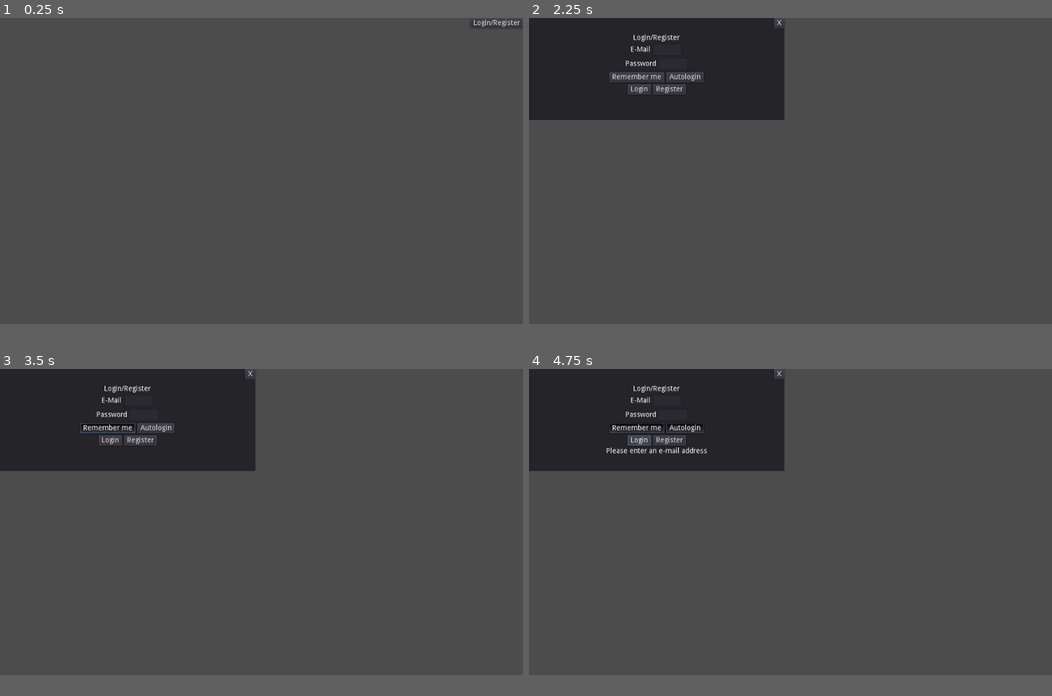
Above: before the commit, frames 1-4 (two rows, left to right).
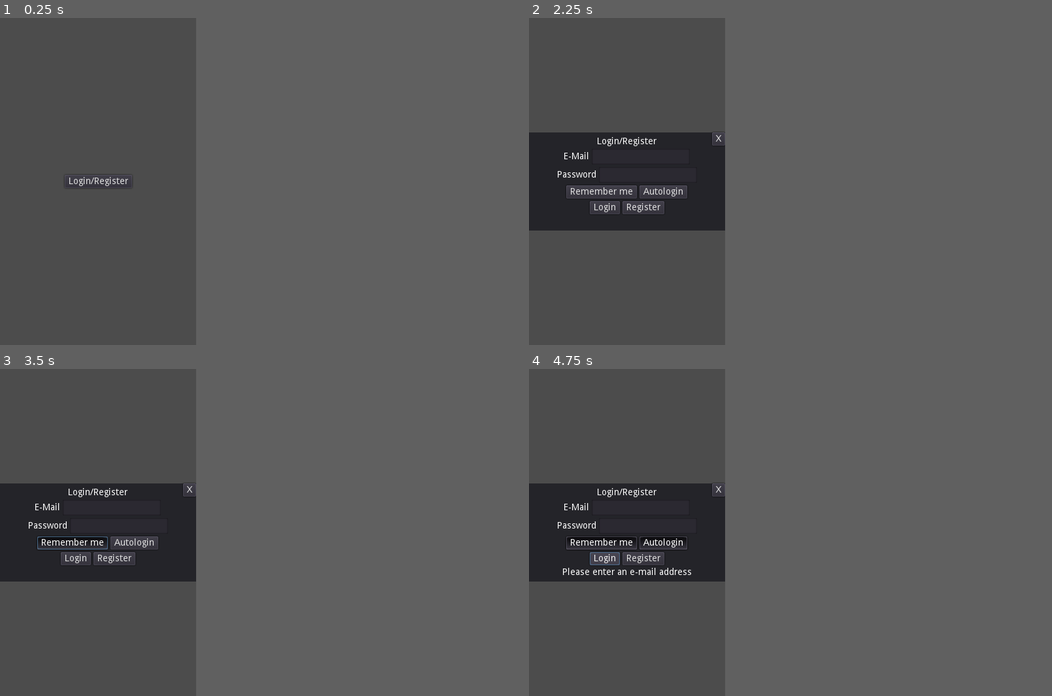
Above: after the commit, the same moments.

Repository: Skriptus/Pen_and_Paper_Helper
Game: Godot game, scene res://Player/Player.tscn
Two runs of this game, one before a commit and one after it. Both use one fixed random seed, a clock stepped at 60 frames per second and the inputs below.
Inputs:
- Up to frame 1 (0.25 s): no input
- Up to frame 2 (2.25 s): click "Login/Register" at 0.5 s; click "X" at 1.25 s; click "Login/Register" at 2 s
- Up to frame 3 (3.5 s): click "Remember me" at 2.75 s
- Up to frame 4 (4.75 s): click "Autologin" at 3.5 s; click "Login" at 4.25 s
In our replay, the window is 800x468 before the commit and 300x500 after it. These sizes can differ from the game's own. Grey fills any space a smaller window leaves; there, only what the larger window draws over its background counts as a difference.

The runs differ from the first frame. In frame 1, 0.2% of the frame differs, in the area x 13-100%, y 0-52%; in frame 2, 24%; in frame 3, 25%; in frame 4, 25%, in the area x 0-49%, y 0-65%.

Commit message:
Add files via upload

Diff:
--- a/Menu_UI/Login_Register.gd
+++ b/Menu_UI/Login_Register.gd
@@ -2,8 +2,8 @@
 
 signal Loginaborted
 
-onready var email:LineEdit = $Labels/Emailbox/Email
-onready var password:LineEdit = $Labels/Passwordbox/Password
+onready var email:LineEdit = $Panel/Labels/Emailbox/Email
+onready var password:LineEdit = $Panel/Labels/Passwordbox/Password
 
 var login:Button
 var register:Button
@@ -23,11 +23,11 @@
 	### connect firebase functions ###
 	Firebase.Auth.connect("login_failed",self,"login_failed")
 
-	login = $Labels/Buttons/Login
-	register = $Labels/Buttons/Register
+	login = $Panel/Labels/Buttons/Login
+	register = $Panel/Labels/Buttons/Register
 
-	rememberme_b = $Labels/Remember/Rememberme
-	autologin_b = $Labels/Remember/Autologin
+	rememberme_b = $Panel/Labels/Remember/Rememberme
+	autologin_b = $Panel/Labels/Remember/Autologin
 
 	settings = loginsettings.load_settings()
 	if settings["RememberMe"]:
@@ -42,19 +42,20 @@
 
 func _on_Login_pressed():
 	if !email.text:
-		$Labels/Notification.text = "NO EMAIL"
+		$Panel/Labels/Notification.text = "NO EMAIL"
 	elif !password.text:
-		$Labels/Notification.text = "NO PASSWORD"
+		$Panel/Labels/Notification.text = "NO PASSWORD"
 	else:
 		Firebase.Auth.login_with_email_and_password(email.text,password.text)
 
 func _on_Register_pressed():
 	if !email.text:
-		$Labels/Notification.text = "NO EMAIL"
+		$Panel/Labels/Notification.text = "NO EMAIL"
 	elif !password.text:
-		$Labels/Notification.text = "NO PASSWORD"
+		$Panel/Labels/Notification.text = "NO PASSWORD"
 	else:
 		Firebase.Auth.signup_with_email_and_password(email.text,password.text)
+
 
 func _on_Rememberme_toggled(button_pressed):
 	rememberme = button_pressed
@@ -69,7 +70,7 @@
 	rememberme_b.pressed = true
 
 func login_failed(code,massage):
-	$Labels/Notification.text = massage
+	$Panel/Labels/Notification.text = massage
 
 func get_settings() -> Dictionary: # recieve settings on successful login
 	settings["RememberMe"] = rememberme
--- a/Menu_UI/Login_Register.tscn
+++ b/Menu_UI/Login_Register.tscn
@@ -3,134 +3,147 @@
 [ext_resource path="res://Menu_UI/Login_Register.gd" type="Script" id=1]
 
 [node name="Login_Register" type="Popup"]
-margin_right = 500.0
-margin_bottom = 200.0
+anchor_left = 0.5
+anchor_top = 0.5
+anchor_right = 0.5
+anchor_bottom = 0.5
+grow_horizontal = 2
+grow_vertical = 2
+rect_min_size = Vector2( 300, 150 )
 script = ExtResource( 1 )
 
 [node name="Panel" type="Panel" parent="."]
-anchor_right = 1.0
-anchor_bottom = 1.0
+anchor_left = 0.5
+anchor_top = 0.5
+anchor_right = 0.5
+anchor_bottom = 0.5
+grow_horizontal = 2
+grow_vertical = 2
+rect_min_size = Vector2( 300, 150 )
 mouse_filter = 2
 __meta__ = {
 "_edit_use_anchors_": false
 }
 
-[node name="X" type="Button" parent="."]
+[node name="X" type="Button" parent="Panel"]
 anchor_left = 1.0
 anchor_right = 1.0
+margin_left = -20.0
+margin_bottom = 20.0
 grow_horizontal = 0
 text = "X"
 __meta__ = {
 "_edit_use_anchors_": false
 }
 
-[node name="Labels" type="VBoxContainer" parent="."]
-anchor_right = 1.0
-anchor_bottom = 1.0
+[node name="Labels" type="VBoxContainer" parent="Panel"]
+rect_min_size = Vector2( 300, 150 )
 mouse_filter = 2
 alignment = 1
 __meta__ = {
 "_edit_use_anchors_": false
 }
 
-[node name="Label" type="Label" parent="Labels"]
-margin_top = 32.0
-margin_right = 500.0
-margin_bottom = 46.0
+[node name="Label" type="Label" parent="Panel/Labels"]
+margin_top = 7.0
+margin_right = 300.0
+margin_bottom = 21.0
 text = "LOGIN/REGISTER"
 align = 1
 
-[node name="Emailbox" type="HBoxContainer" parent="Labels"]
-margin_top = 50.0
-margin_right = 500.0
-margin_bottom = 74.0
+[node name="Emailbox" type="HBoxContainer" parent="Panel/Labels"]
+margin_top = 25.0
+margin_right = 300.0
+margin_bottom = 49.0
 alignment = 1
 __meta__ = {
 "_edit_use_anchors_": false
 }
 
-[node name="Emaillabel" type="Label" parent="Labels/Emailbox"]
-margin_left = 199.0
+[node name="Emaillabel" type="Label" parent="Panel/Labels/Emailbox"]
+margin_left = 53.0
 margin_top = 5.0
-margin_right = 239.0
+margin_right = 93.0
 margin_bottom = 19.0
 text = "EMAIL"
 
-[node name="Email" type="LineEdit" parent="Labels/Emailbox"]
-margin_left = 243.0
-margin_right = 301.0
+[node name="Email" type="LineEdit" parent="Panel/Labels/Emailbox"]
+margin_left = 97.0
+margin_right = 247.0
 margin_bottom = 24.0
+rect_min_size = Vector2( 150, 0 )
 caret_blink = true
 caret_blink_speed = 0.5
 
-[node name="Passwordbox" type="HBoxContainer" parent="Labels"]
-margin_top = 78.0
-margin_right = 500.0
-margin_bottom = 102.0
+[node name="Passwordbox" type="HBoxContainer" parent="Panel/Labels"]
+margin_top = 53.0
+margin_right = 300.0
+margin_bottom = 77.0
 alignment = 1
 
-[node name="Passwordlabel" type="Label" parent="Labels/Passwordbox"]
-margin_left = 182.0
+[node name="Passwordlabel" type="Label" parent="Panel/Labels/Passwordbox"]
+margin_left = 36.0
 margin_top = 5.0
-margin_right = 255.0
+margin_right = 109.0
 margin_bottom = 19.0
 text = "PASSWORD"
 
-[node name="Password" type="LineEdit" parent="Labels/Passwordbox"]
-margin_left = 259.0
-margin_right = 317.0
+[node name="Password" type="LineEdit" parent="Panel/Labels/Passwordbox"]
+margin_left = 113.0
+margin_right = 263.0
 margin_bottom = 24.0
+rect_min_size = Vector2( 150, 0 )
 caret_blink = true
 caret_blink_speed = 0.5
 
-[node name="Remember" type="HBoxContainer" parent="Labels"]
-margin_top = 106.0
-margin_right = 500.0
-margin_bottom = 126.0
+[node name="Remember" type="HBoxContainer" parent="Panel/Labels"]
+margin_top = 81.0
+margin_right = 300.0
+margin_bottom = 101.0
 alignment = 1
 
-[node name="Rememberme" type="Button" parent="Labels/Remember"]
-margin_left = 151.0
-margin_right = 252.0
+[node name="Rememberme" type="Button" parent="Panel/Labels/Remember"]
+margin_left = 51.0
+margin_right = 152.0
 margin_bottom = 20.0
 toggle_mode = true
 text = "REMEMBERME"
 
-[node name="Autologin" type="Button" parent="Labels/Remember"]
-margin_left = 256.0
-margin_right = 348.0
+[node name="Autologin" type="Button" parent="Panel/Labels/Remember"]
+margin_left = 156.0
+margin_right = 248.0
 margin_bottom = 20.0
 toggle_mode = true
 text = "AUTOLOGIN"
 
-[node name="Buttons" type="HBoxContainer" parent="Labels"]
-margin_top = 130.0
-margin_right = 500.0
-margin_bottom = 150.0
+[node name="Buttons" type="HBoxContainer" parent="Panel/Labels"]
+margin_top = 105.0
+margin_right = 300.0
+margin_bottom = 125.0
 alignment = 1
 __meta__ = {
 "_edit_use_anchors_": false
 }
 
-[node name="Login" type="Button" parent="Labels/Buttons"]
-margin_left = 185.0
-margin_right = 240.0
+[node name="Login" type="Button" parent="Panel/Labels/Buttons"]
+margin_left = 85.0
+margin_right = 140.0
 margin_bottom = 20.0
 text = "LOGIN"
 
-[node name="Register" type="Button" parent="Labels/Buttons"]
-margin_left = 244.0
-margin_right = 315.0
+[node name="Register" type="Button" parent="Panel/Labels/Buttons"]
+margin_left = 144.0
+margin_right = 215.0
 margin_bottom = 20.0
 text = "REGISTER"
 
-[node name="Notification" type="Label" parent="Labels"]
-margin_top = 154.0
-margin_right = 500.0
-margin_bottom = 168.0
+[node name="Notification" type="Label" parent="Panel/Labels"]
+margin_top = 129.0
+margin_right = 300.0
+margin_bottom = 143.0
 align = 1
-[connection signal="pressed" from="X" to="." method="_on_X_pressed"]
-[connection signal="toggled" from="Labels/Remember/Rememberme" to="." method="_on_Rememberme_toggled"]
-[connection signal="toggled" from="Labels/Remember/Autologin" to="." method="_on_Autologin_toggled"]
-[connection signal="pressed" from="Labels/Buttons/Login" to="." method="_on_Login_pressed"]
-[connection signal="pressed" from="Labels/Buttons/Register" to="." method="_on_Register_pressed"]
+[connection signal="pressed" from="Panel/X" to="." method="_on_X_pressed"]
+[connection signal="toggled" from="Panel/Labels/Remember/Rememberme" to="." method="_on_Rememberme_toggled"]
+[connection signal="toggled" from="Panel/Labels/Remember/Autologin" to="." method="_on_Autologin_toggled"]
+[connection signal="pressed" from="Panel/Labels/Buttons/Login" to="." method="_on_Login_pressed"]
+[connection signal="pressed" from="Panel/Labels/Buttons/Register" to="." method="_on_Register_pressed"]
--- a/Menu_UI/Main_Menu.gd
+++ b/Menu_UI/Main_Menu.gd
@@ -2,6 +2,7 @@
 
 onready var loginbutton = $Login
 onready var login_register = $Login_Register
+onready var username = $Username
 
 var parent:Object
 
@@ -20,6 +21,7 @@
 	login_register.hide()
 	loginbutton.hide()
 	print("logged in as: ",auth["email"])
+	$Main_UI.show()
 
 
 func _on_Login_pressed():
--- a/Menu_UI/Main_Menu.tscn
+++ b/Menu_UI/Main_Menu.tscn
@@ -1,8 +1,10 @@
-[gd_scene load_steps=4 format=2]
+[gd_scene load_steps=6 format=2]
 
 [ext_resource path="res://Menu_UI/Main_Menu.gd" type="Script" id=1]
 [ext_resource path="res://Menu_UI/Login_Register.tscn" type="PackedScene" id=2]
 [ext_resource path="res://Menu_UI/save_load_loginsettings.gd" type="Script" id=3]
+[ext_resource path="res://Menu_UI/Main_UI.tscn" type="PackedScene" id=4]
+[ext_resource path="res://Menu_UI/Username.tscn" type="PackedScene" id=5]
 
 [node name="Main_Menu" type="Control"]
 anchor_right = 1.0
@@ -13,16 +15,24 @@
 }
 
 [node name="Login" type="Button" parent="."]
-anchor_left = 1.0
-anchor_right = 1.0
-grow_horizontal = 0
+anchor_left = 0.5
+anchor_top = 0.5
+anchor_right = 0.5
+anchor_bottom = 0.5
+grow_horizontal = 2
+grow_vertical = 2
 text = "LOGIN/REGISTER"
 __meta__ = {
 "_edit_use_anchors_": false
 }
 
+[node name="Username" parent="." instance=ExtResource( 5 )]
+
 [node name="Login_Register" parent="." instance=ExtResource( 2 )]
 
 [node name="save_load_loginsettings" type="Node" parent="."]
 script = ExtResource( 3 )
+
+[node name="Main_UI" parent="." instance=ExtResource( 4 )]
+visible = false
 [connection signal="pressed" from="Login" to="." method="_on_Login_pressed"]
--- /dev/null
+++ b/Menu_UI/Main_UI.gd
@@ -0,0 +1,6 @@
+extends Control
+
+
+
+func _on_Friends_pressed():
+	$Friends/List.show()
--- /dev/null
+++ b/Menu_UI/Main_UI.tscn
@@ -0,0 +1,59 @@
+[gd_scene load_steps=2 format=2]
+
+[ext_resource path="res://Menu_UI/Main_UI.gd" type="Script" id=1]
+
+[node name="Main_UI" type="Control"]
+anchor_right = 1.0
+anchor_bottom = 1.0
+margin_top = 1.85062
+margin_bottom = 1.85059
+script = ExtResource( 1 )
+__meta__ = {
+"_edit_use_anchors_": false
+}
+
+[node name="Friends" type="Button" parent="."]
+anchor_left = 1.0
+anchor_right = 1.0
+grow_horizontal = 0
+text = "FRIENDS"
+__meta__ = {
+"_edit_use_anchors_": false
+}
+
+[node name="List" type="Panel" parent="Friends"]
+visible = false
+anchor_left = 1.0
+anchor_right = 1.0
+grow_horizontal = 0
+rect_min_size = Vector2( 70, 90 )
+
+[node name="ScrollContainer" type="ScrollContainer" parent="Friends/List"]
+anchor_right = 1.0
+anchor_bottom = 1.0
+scroll_horizontal_enabled = false
+
+[node name="VBox" type="VBoxContainer" parent="Friends/List/ScrollContainer"]
+
+[node name="VBC" type="VBoxContainer" parent="."]
+anchor_left = 0.5
+anchor_right = 0.5
+anchor_bottom = 1.0
+grow_horizontal = 2
+alignment = 1
+__meta__ = {
+"_edit_use_anchors_": false
+}
+
+[node name="Host" type="Button" parent="VBC"]
+margin_top = 478.0
+margin_right = 47.0
+margin_bottom = 498.0
+text = "HOST"
+
+[node name="Join" type="Button" parent="VBC"]
+margin_top = 502.0
+margin_right = 47.0
+margin_bottom = 522.0
+text = "JOIN"
+[connection signal="pressed" from="Friends" to="." method="_on_Friends_pressed"]
--- a/Menu_UI/Translationkeys/Menu.csv
+++ b/Menu_UI/Translationkeys/Menu.csv
@@ -12,3 +12,8 @@
 NO PASSWORD,Pleas enter a password,Bitte ein Passwort eingeben
 REMEMBERME,Remember me, Anmeldedaten merken
 AUTOLOGIN,Autologin,Automatisches Anmelden
+FRIENDS,Friends,Freunde
+ADD_FRIEND,add friend,Freund hinzufügen
+USERNAME,Username,Nutzername
+CHOOSE_USERNAME,Please choose your Username,Bitte wähle deinen Nutzernamen
+RANDOM,Random,Zufall
--- /dev/null
+++ b/Menu_UI/Username.gd
@@ -0,0 +1,28 @@
+extends Popup
+
+
+var Nicknames:Array
+var FC
+
+func _ready():
+	var auth = yield(Firebase.Auth,"login_succeeded")
+	FC = Firebase.Firestore.collection("Nicknames")
+	FC.auth = auth
+
+func _on_Confirm_pressed():
+	pass # Replace with function body.
+
+
+func _on_Random_pressed():
+	pass # Replace with function body.
+
+
+func _on_Username_focus_entered():
+	Firebase.Firestore.list("Nicknames")
+	var docs = yield(Firebase.Firestore,"listed_documents")
+	for doc in docs["documents"]:
+		var docname = doc["name"].rsplit("/",true,1)[1]
+		FC.get(docname)
+		var nick_doc = yield(FC,"get_document")
+		var dict = nick_doc.fields2dict(nick_doc)
+		Nicknames.append(dict)
--- /dev/null
+++ b/Menu_UI/Username.tscn
@@ -0,0 +1,71 @@
+[gd_scene load_steps=2 format=2]
+
+[ext_resource path="res://Menu_UI/Username.gd" type="Script" id=1]
+
+[node name="Username" type="Popup"]
+anchor_left = 0.5
+anchor_top = 0.5
+anchor_right = 0.5
+anchor_bottom = 0.5
+grow_horizontal = 2
+grow_vertical = 2
+rect_min_size = Vector2( 150, 50 )
+popup_exclusive = true
+script = ExtResource( 1 )
+__meta__ = {
+"_edit_use_anchors_": false
+}
+
+[node name="Panel" type="Panel" parent="."]
+anchor_left = 0.5
+anchor_top = 0.5
+anchor_right = 0.5
+anchor_bottom = 0.5
+grow_horizontal = 2
+grow_vertical = 2
+rect_min_size = Vector2( 300, 50 )
+
+[node name="VBoxContainer" type="VBoxContainer" parent="Panel"]
+anchor_right = 1.0
+anchor_bottom = 1.0
+alignment = 1
+__meta__ = {
+"_edit_use_anchors_": false
+}
+
+[node name="Label" type="Label" parent="Panel/VBoxContainer"]
+margin_right = 300.0
+margin_bottom = 14.0
+text = "CHOOSE_USERNAME"
+align = 1
+__meta__ = {
+"_edit_use_anchors_": false
+}
+
+[node name="HBoxContainer" type="HBoxContainer" parent="Panel/VBoxContainer"]
+margin_top = 18.0
+margin_right = 300.0
+margin_bottom = 42.0
+alignment = 1
+
+[node name="Username" type="LineEdit" parent="Panel/VBoxContainer/HBoxContainer"]
+margin_left = 62.0
+margin_right = 212.0
+margin_bottom = 24.0
+rect_min_size = Vector2( 150, 0 )
+align = 1
+
+[node name="Confirm" type="Button" parent="Panel/VBoxContainer/HBoxContainer"]
+margin_left = 216.0
+margin_right = 237.0
+margin_bottom = 24.0
+text = "#"
+
+[node name="Random" type="Button" parent="Panel/VBoxContainer"]
+margin_top = 46.0
+margin_right = 300.0
+margin_bottom = 66.0
+text = "RANDOM"
+[connection signal="focus_entered" from="Panel/VBoxContainer/HBoxContainer/Username" to="." method="_on_Username_focus_entered"]
+[connection signal="pressed" from="Panel/VBoxContainer/HBoxContainer/Confirm" to="." method="_on_Confirm_pressed"]
+[connection signal="pressed" from="Panel/VBoxContainer/Random" to="." method="_on_Random_pressed"]
--- a/Player/Player.gd
+++ b/Player/Player.gd
@@ -8,7 +8,37 @@
 onready var save_load:Node = $Save_Load
 onready var mainmenu:Node = $Main_Menu
 
+var Firestore_Users:Object
+var email:String
+var User_doc_default:Dictionary = {
+	"Username": "",
+	"Friends": [],
+	"Blocked": []
+	}
+
 func _ready():
 	network.parent = self
 	save_load.parent = self
 	mainmenu.parent = self
+	Firebase.Auth.connect("login_succeeded", self,"logged_in")
+
+
+func logged_in(auth):
+	email = auth["email"]
+	Firestore_Users = Firebase.Firestore.collection("Users")
+	Firebase.Firestore.auth = auth
+	Firebase.Firestore.list("Users")
+	var docs = yield(Firebase.Firestore,"listed_documents")
+	var doc_exists = false
+	for doc in docs["documents"]:
+		var docname = doc["name"].rsplit("/",true,1)[1]
+		if docname == email:
+			doc_exists = true
+			Firestore_Users.get(docname)
+			var user_doc = yield(Firestore_Users,"get_document")
+			var dict = user_doc.fields2dict(user_doc)
+			if !dict["Username"]:
+				mainmenu.username.show()
+	if !doc_exists:
+		var FD = FirestoreDocument.new()
+		Firestore_Users.add(email,FD.dict2fields(User_doc_default))
--- a/project.godot
+++ b/project.godot
@@ -77,6 +77,13 @@
 Settings="*res://Player/Settings.gd"
 Firebase="*res://addons/GDFirebase/Firebase.gd"
 
+[display]
+
+window/size/width=600
+window/size/height=1000
+window/size/test_width=300
+window/size/test_height=500
+
 [editor_plugins]
 
 enabled=PoolStringArray( "GDFirebase" )
Binary file changed: Menu_UI/Translationkeys/Menu.de.translation
Binary file changed: Menu_UI/Translationkeys/Menu.en.translation
